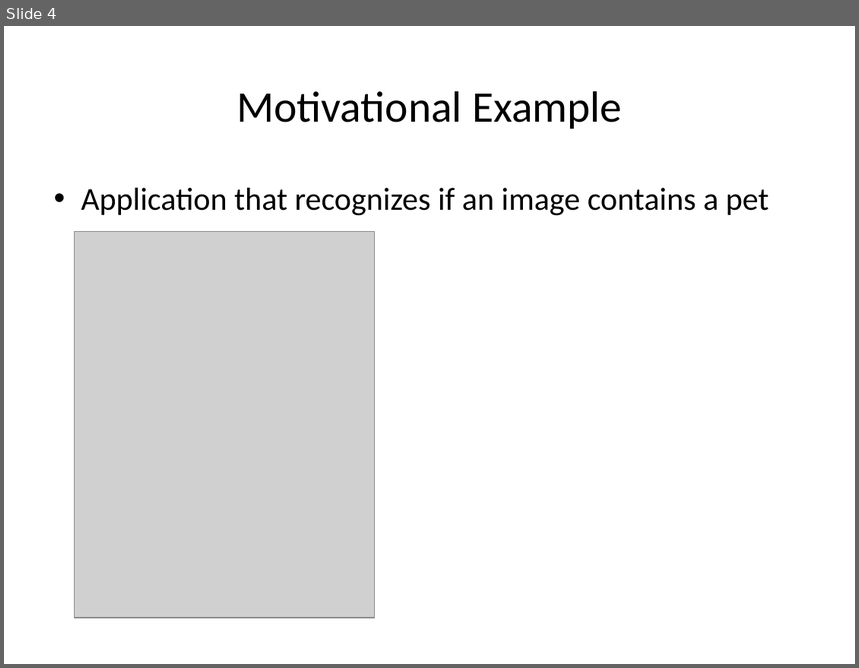
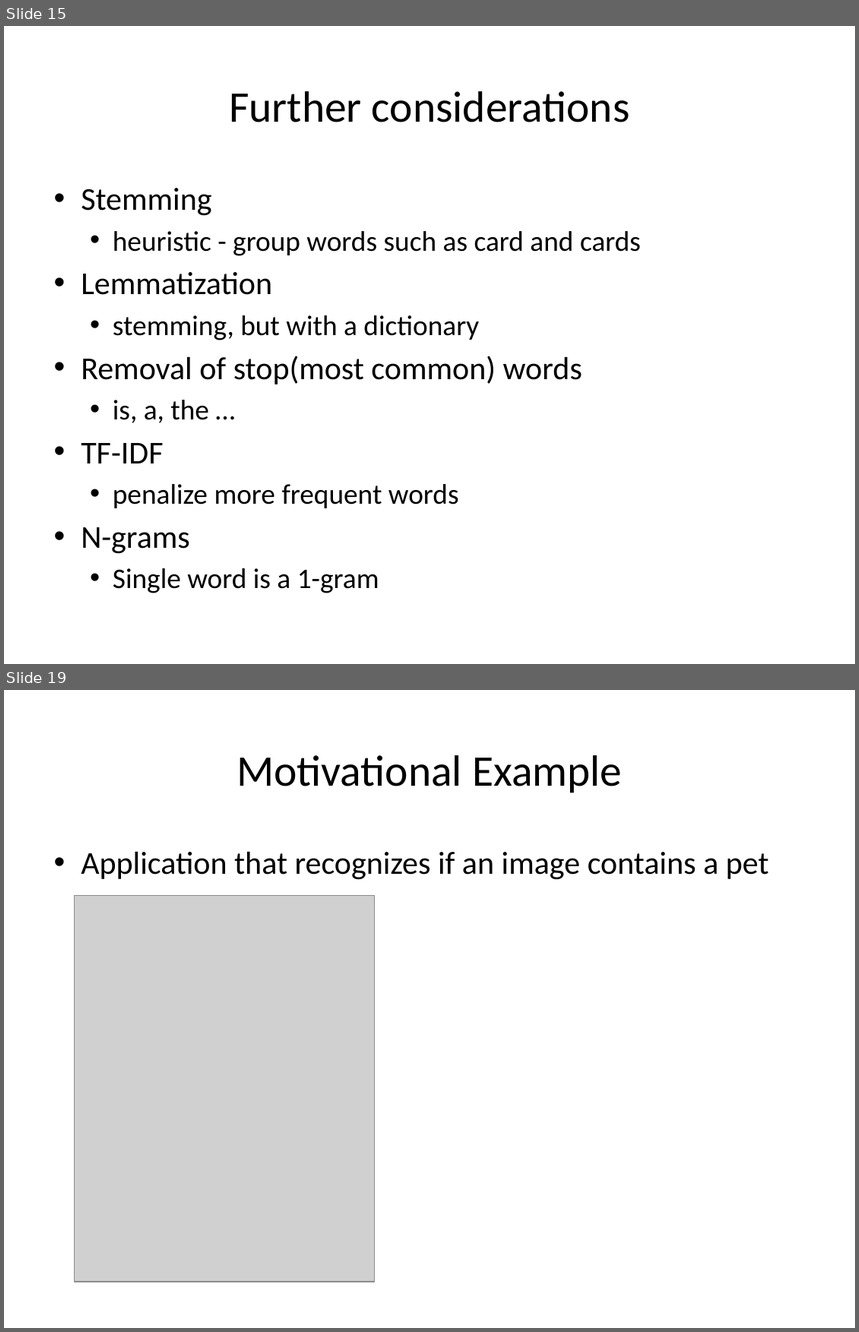
Before and after one commit to dtemraz/machine-learning, a slide deck: src/main/resources/nn.pptx. Shown one above the other, each under a label of ours: slide 4 before the commit, slides 15 and 19 after it; the slides between them are not shown. The pictures are 859x668 and 859x1332 pixels, drawn with LibreOffice and Linux fonts; fonts in the diff are those of the drawing; grey boxes stand for pictures; background and template pictures are left out. Boxes give left, top, right and bottom in pixels: in the first picture for what was removed or moved away, otherwise in the second. Text is boxed around its words. In the diff, an @@ line names an element or a change of style, - is before the commit and + after.

```diff
--- a/src/main/resources/nn.pptx
+++ b/src/main/resources/nn.pptx
@@ slide 15 added at [4, 26, 855, 664], background picture (left out) @@
@@ title added at [229, 91, 630, 123], 37 pt, text #000000 @@
+Further considerations
@@ text added at [81, 188, 641, 594], 24 pt, text #000000 @@
+• Stemming
+  • heuristic - group words such as card and cards
+• Lemmatization
+  • stemming, but with a dictionary
+• Removal of stop(most common) words
+  • is, a, the …
+• TF-IDF
+  • penalize more frequent words
+• N-grams
+  • Single word is a 1-gram
@@ what was slide 4 is now slide 19 @@
```
Also in this commit, not shown: 5 slides changed, 14 other slides added, 39 other files.
